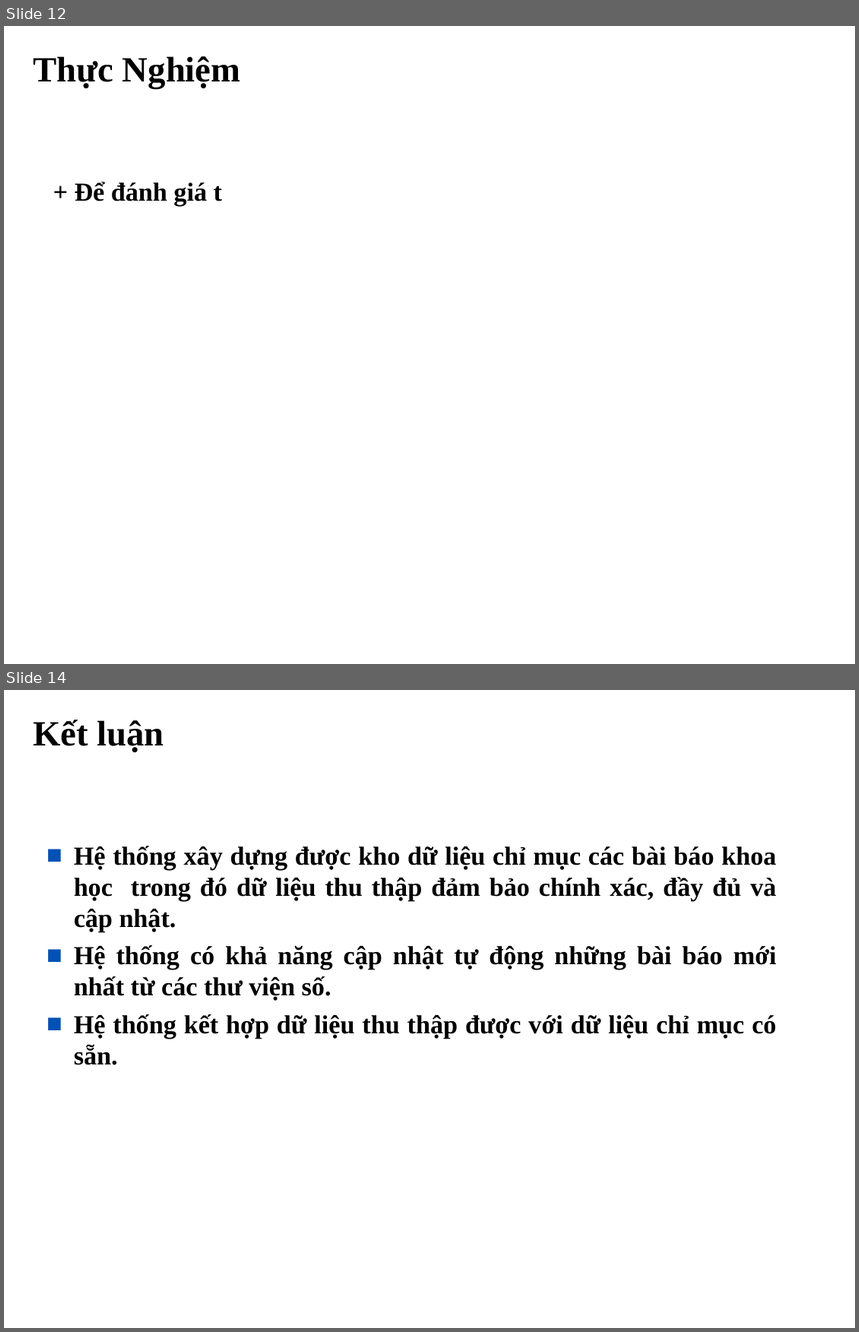
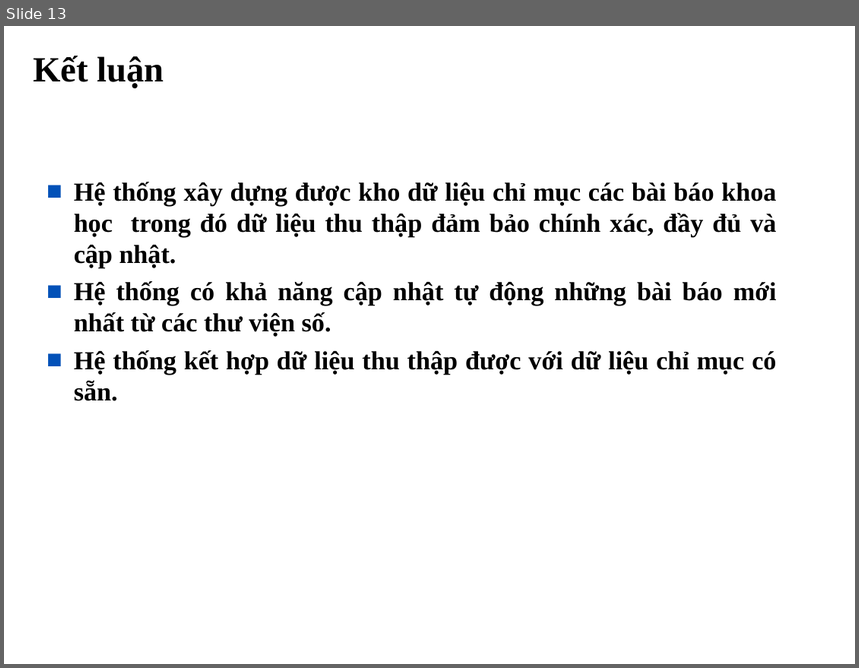
Before and after one commit to tiendv/detaitotnghiep, a slide deck: Report/Bao cao khoa luan/Trinh bay bao cao.ppt. Shown one above the other, each under a label of ours: slides 12 and 14 before the commit, slide 13 after it; the slides between them are not shown. The pictures are 859x1332 and 859x668 pixels, drawn with LibreOffice and Linux fonts; fonts in the diff are those of the drawing; background and template pictures are left out. Boxes give left, top, right and bottom in pixels: in the first picture for what was removed or moved away, otherwise in the second. Text is boxed around its words. In the diff, an @@ line names an element or a change of style, - is before the commit and + after.

```diff
--- a/Report/Bao cao khoa luan/Trinh bay bao cao.ppt
+++ b/Report/Bao cao khoa luan/Trinh bay bao cao.ppt
@@ slide 12 removed at <box>4,26,855,664</box>, background #FFFFFF @@
@@ title removed at <box>34,56,240,89</box> @@
-Thực Nghiệm
@@ text removed at <box>75,182,222,206</box> @@
-+ Để đánh giá t
@@ rectangle removed at <box>4,622,649,648</box> @@
@@ what was slide 14 is now slide 13 @@
```
Also in this commit, not shown: 3 slides changed, 4 slides added, 4 other slides removed.
